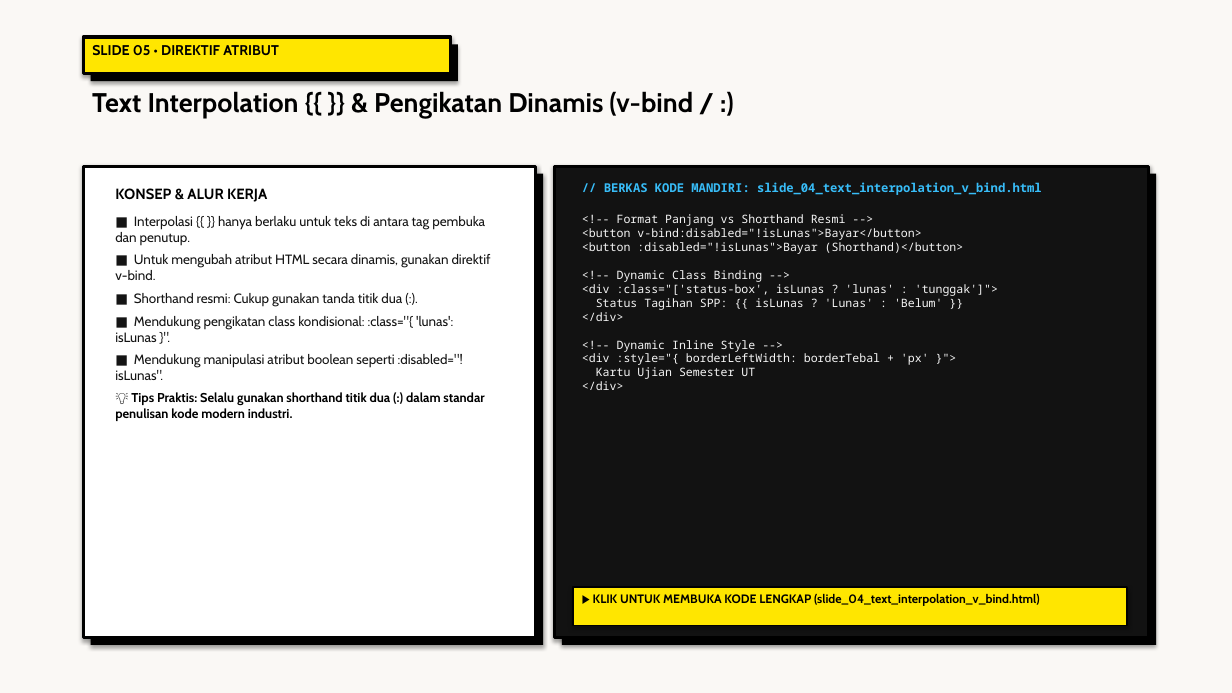
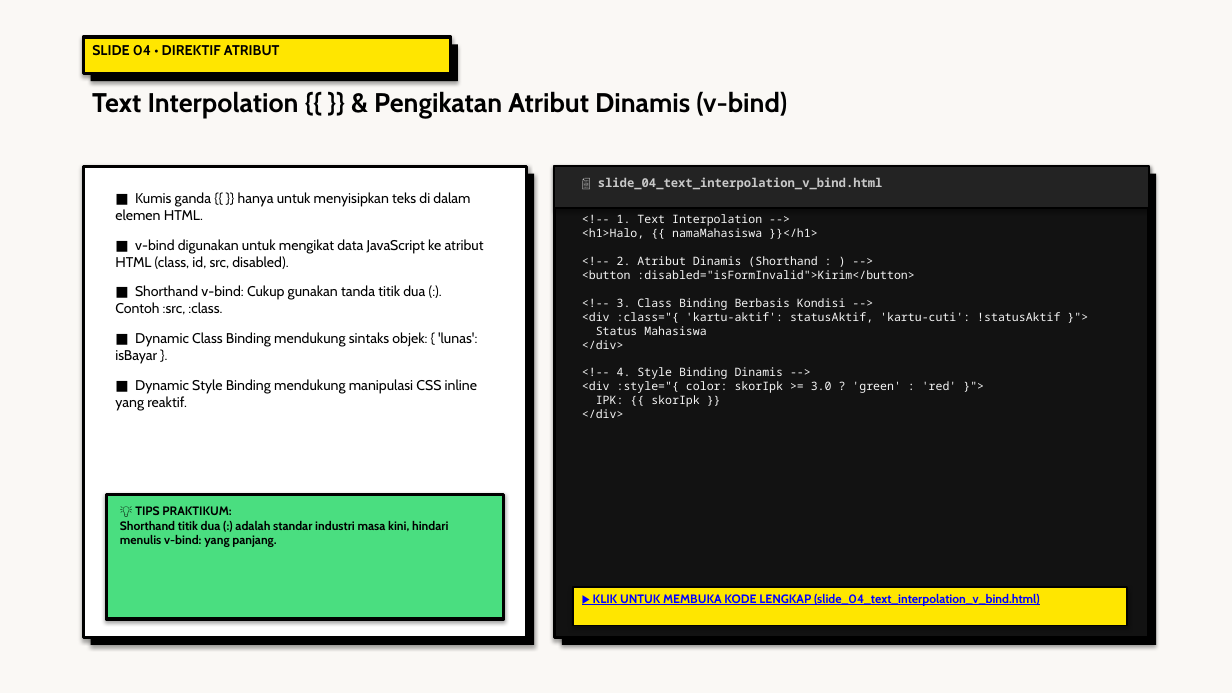
Before and after one commit to antonprafanto/tuweb_mobile2025, a slide deck: slide 4 of slide_presentasi/SESI_02_Frontend_Modern_Vue.pptx (slide 5 before the commit). Drawn at 1232x693 pixels with LibreOffice and Linux fonts; fonts in the diff are those of the drawing. Boxes give left, top, right and bottom in pixels: in the first picture for what was removed or moved away, otherwise in the second. Text is boxed around its words. In the diff, an @@ line names an element or a change of style, - is before the commit and + after.

Commit message:
feat(sesi-02): audit tuntas 18 file html ramah awam diagram svg pptx neobrutalism dan naskah mermaid

```diff
--- a/slide_presentasi/SESI_02_Frontend_Modern_Vue.pptx
+++ b/slide_presentasi/SESI_02_Frontend_Modern_Vue.pptx
@@ text at bbox=[92, 45, 280, 55]: text changed @@
-SLIDE 05 • DIREKTIF ATRIBUT
+SLIDE 04 • DIREKTIF ATRIBUT
@@ text at bbox=[92, 91, 787, 119]: text changed @@
-Text Interpolation {{ }} & Pengikatan Dinamis (v-bind / :)
+Text Interpolation {{ }} & Pengikatan Atribut Dinamis (v-bind)
@@ rectangle: place and size @@
-rectangle at bbox=[83, 166, 536, 638]
+rectangle at bbox=[83, 166, 527, 638]
@@ rectangle: place and size @@
-rectangle at bbox=[91, 174, 543, 645]
+rectangle at bbox=[91, 174, 534, 645]
@@ rectangle added at bbox=[555, 166, 1149, 208], fill #232323, outline #000000 1.5 pt @@
@@ text at bbox=[598, 177, 883, 190]: text changed; text colour #38BDF8 to #C8C8C8 @@
-// BERKAS KODE MANDIRI: slide_04_text_interpolation_v_bind.html
+📄 slide_04_text_interpolation_v_bind.html
@@ text at bbox=[115, 192, 484, 411]: text changed; size 10.5 to 11 pt; text colour #141414 to #000000 @@
-KONSEP & ALUR KERJA
-■ Interpolasi {{ }} hanya berlaku untuk teks di antara tag pembuka dan penutup.
-■ Untuk mengubah atribut HTML secara dinamis, gunakan direktif v-bind.
-■ Shorthand resmi: Cukup gunakan tanda titik dua (:).
-■ Mendukung pengikatan class kondisional: :class="{ 'lunas': isLunas }".
-■ Mendukung manipulasi atribut boolean seperti :disabled="!isLunas".
-💡 Tips Praktis: Selalu gunakan shorthand titik dua (:) dalam standar penulisan kode modern industri.
+■ Kumis ganda {{ }} hanya untuk menyisipkan teks di dalam elemen HTML.
+■ v-bind digunakan untuk mengikat data JavaScript ke atribut HTML (class, id, src, disabled).
+■ Shorthand v-bind: Cukup gunakan tanda titik dua (:). Contoh :src, :class.
+■ Dynamic Class Binding mendukung sintaks objek: { 'lunas': isBayar }.
+■ Dynamic Style Binding mendukung manipulasi CSS inline yang reaktif.
@@ text at bbox=[582, 214, 1060, 335]: text changed @@
-<!-- Format Panjang vs Shorthand Resmi -->
-<button v-bind:disabled="!isLunas">Bayar</button>
-<button :disabled="!isLunas">Bayar (Shorthand)</button>
-<!-- Dynamic Class Binding -->
-<div :class="['status-box', isLunas ? 'lunas' : 'tunggak']">
-Status Tagihan SPP: {{ isLunas ? 'Lunas' : 'Belum' }}
+<!-- 1. Text Interpolation -->
+<h1>Halo, {{ namaMahasiswa }}</h1>
+<!-- 2. Atribut Dinamis (Shorthand : ) -->
+<button :disabled="isFormInvalid">Kirim</button>
+<!-- 3. Class Binding Berbasis Kondisi -->
+<div :class="{ 'kartu-aktif': statusAktif, 'kartu-cuti': !statusAktif }">
+Status Mahasiswa
@@ text at bbox=[582, 367, 957, 407]: text changed @@
-<!-- Dynamic Inline Style -->
-<div :style="{ borderLeftWidth: borderTebal + 'px' }">
-Kartu Ujian Semester UT
+<!-- 4. Style Binding Dinamis -->
+<div :style="{ color: skorIpk >= 3.0 ? 'green' : 'red' }">
+IPK: {{ skorIpk }}
@@ rectangle added at bbox=[106, 494, 504, 619], fill #4ADE80, outline #000000 2.5 pt @@
@@ text added at bbox=[120, 506, 448, 547], 9.5 pt, text #000000, bold @@
+💡 TIPS PRAKTIKUM:
+Shorthand titik dua (:) adalah standar industri masa kini, hindari menulis v-bind: yang panjang.
@@ text "▶ KLIK UNTUK MEMBUKA KODE ..." at bbox=[593, 594, 1040, 606]: text colour #000000 to #0000FF, underline on @@
```
Also in this commit, not shown: 15 other slides changed, 2 slides added, 2 slides removed, 21 other files.
